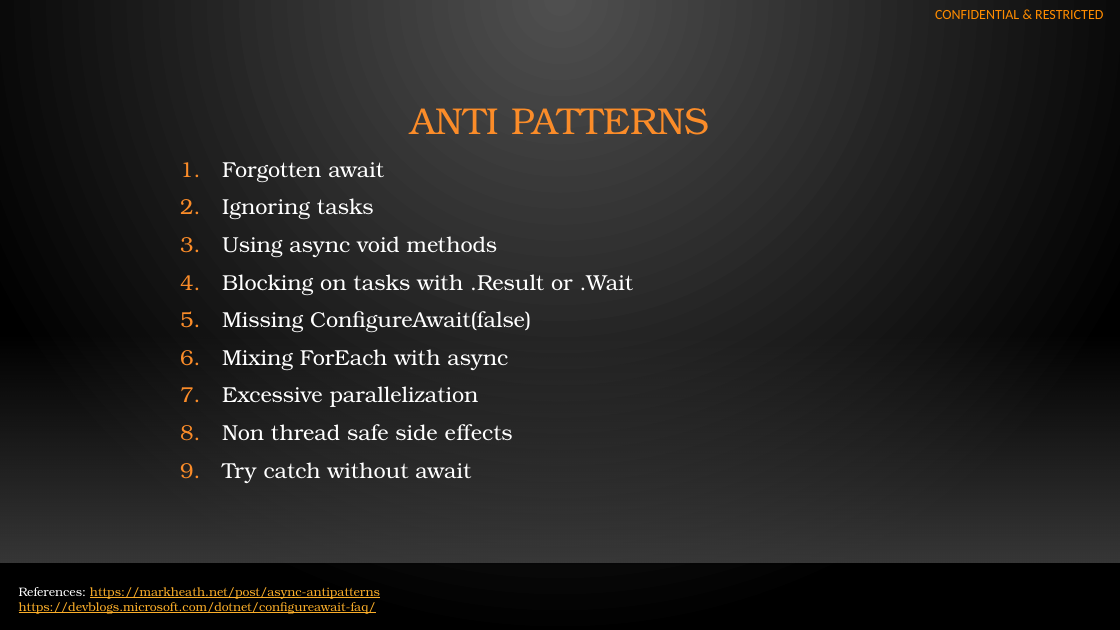
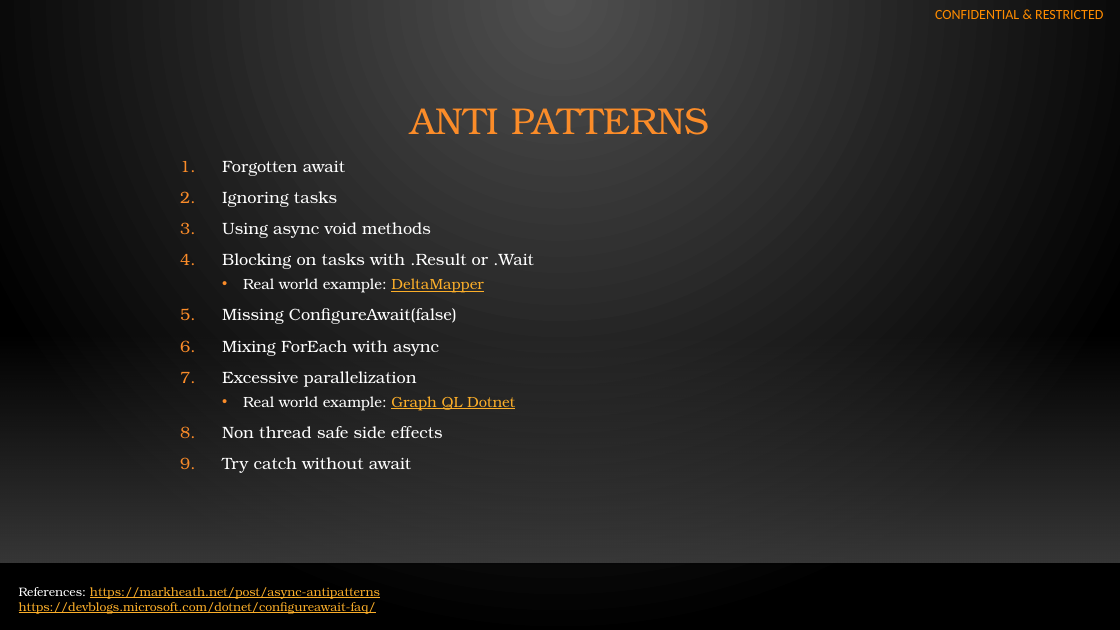
Before and after one commit to holm0563/AsyncExample, a slide deck: slide 5 of Async.pptx. Drawn at 1120x630 pixels with LibreOffice and Linux fonts; fonts in the diff are those of the drawing; background and template pictures are left out. Boxes give left, top, right and bottom in pixels: in the first picture for what was removed or moved away, otherwise in the second. Text is boxed around its words. In the diff, an @@ line names an element or a change of style, - is before the commit and + after.

```diff
--- a/Async.pptx
+++ b/Async.pptx
@@ text at (x1=222, y1=161, x2=534, y2=473): size 18.5 to 14 pt in "Forgotten await", "Ignoring tasks", "Using async void methods", "Blocking on tasks with .Result or .Wait" and 5 more places @@
@@ text at (x1=243, y1=278, x2=484, y2=293): paragraph added @@
+  • Real world example: DeltaMapper
@@ text at (x1=243, y1=396, x2=515, y2=411): paragraph added @@
+  • Real world example: Graph QL Dotnet
```
Also in this commit, not shown: 1 slide added, 1 other file.
